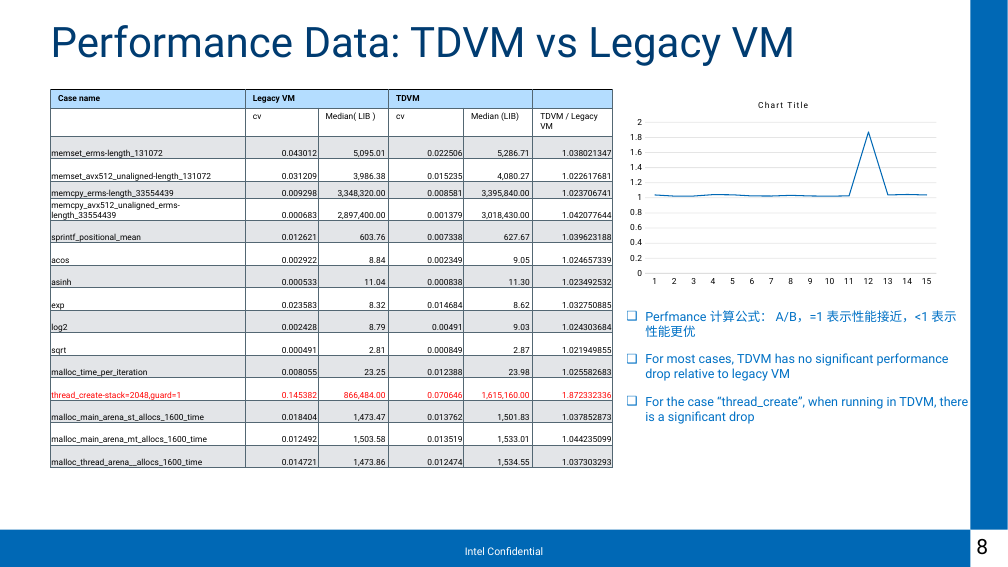
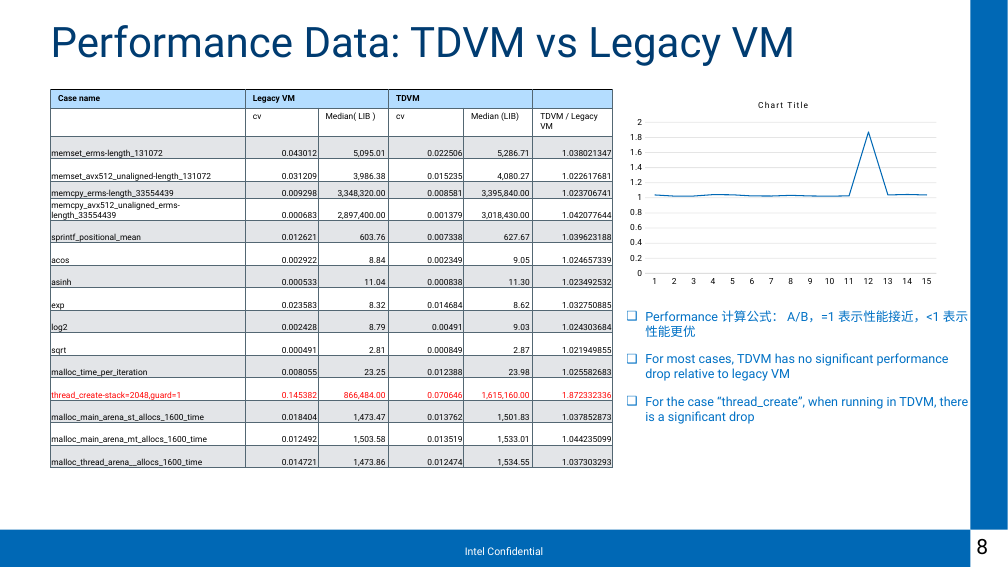
Before and after one commit to shaoyuta/glibc-result, a slide deck: slide 8 of docs/ppt/WiE SF TSC Performance Glibc-bench in TDX.pptx. Drawn at 1008x567 pixels with LibreOffice and Linux fonts; fonts in the diff are those of the drawing; background and template pictures are left out. Boxes give left, top, right and bottom in pixels: in the first picture for what was removed or moved away, otherwise in the second. Text is boxed around its words. In the diff, an @@ line names an element or a change of style, - is before the commit and + after.

```diff
--- a/docs/ppt/WiE SF TSC Performance Glibc-bench in TDX.pptx
+++ b/docs/ppt/WiE SF TSC Performance Glibc-bench in TDX.pptx
@@ text at box(645, 310, 968, 337): text changed @@
-❑ Perfmance 计算公式： A/B，=1 表示性能接近，<1 表示性能更优
+❑ Performance 计算公式： A/B，=1 表示性能接近，<1 表示性能更优
```
Also in this commit, not shown: 2 other slides changed, 3 slides added, 3 other files.
